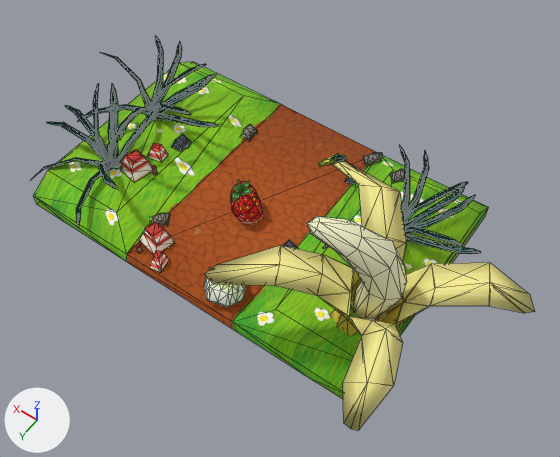
The FBX model Assets/Meshes/Mesh_opérationnel/D_block_03.FBX, before and after one commit.
Rendered twice from a 50 mm camera at (-7.3, 9.38, 14.12) aimed at (-1.43, 1.17, 1.21). Arrows for +X, +Y and +Z are at lower left; the lights stay in place. Mesh edges are drawn as thin lines. Where no turn or scale is listed for an object, it has been applied to the vertices. Vertices at the same position are counted once.

The first picture shows 'biomes_03'.
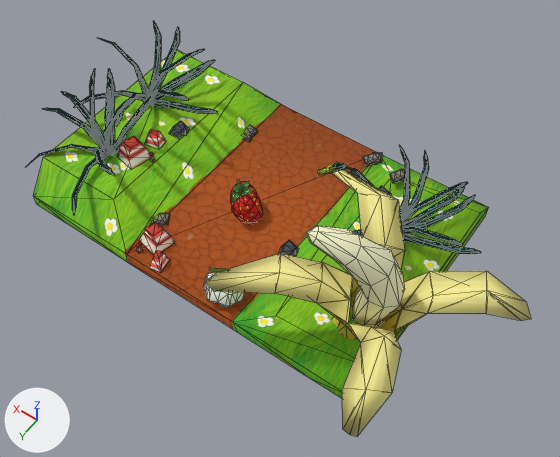
Patch to the scene script:
```diff
--- a/Assets/Meshes/Mesh_opérationnel/D_block_03.FBX.py
+++ b/Assets/Meshes/Mesh_opérationnel/D_block_03.FBX.py
@@ me_mesh @@
-me_mesh.from_pydata(...)  # 1663 vertices, 2600 faces; spans x -6.7..5.46, y -3.0..4.21, z -0.34..4.23
+me_mesh.from_pydata(...)  # 1663 vertices, 2600 faces; spans x -6.7..5.46, y -3.0..4.21, z -0.34..3.98
+# me_mesh part 1: the loose piece of 41 vertices spanning x -4.63..-3.05, y 1.29..2.76, z 1.07..4.23 is moved by (0.0, 0.0, -0.25)
+# me_mesh part 2: the loose piece of 82 vertices spanning x -6.7..-1.2, y -0.12..4.21, z 0.04..2.99 is moved by (0.0, 0.0, -0.25)
+# me_mesh part 3: the loose piece of 12 vertices spanning x 2.26..2.68, y -0.39..0.11, z 0.33..0.49 is moved by (0.0, 0.0, 0.45)
+# me_mesh part 4: the loose piece of 12 vertices spanning x 2.44..3.12, y 0.78..1.49, z 0.32..0.82 is moved by (0.0, 0.0, 0.45)
+# me_mesh part 5: the loose piece of 12 vertices spanning x 2.3..2.43, y 0.93..1.03, z 0.32..0.56 is moved by (0.0, 0.0, 0.45)
+# me_mesh part 6: the loose piece of 8 vertices spanning x 2.47..2.92, y 0.32..0.69, z 0.32..0.68 is moved by (0.0, 0.0, 0.45)
+# me_mesh part 7: the loose piece of 28 vertices spanning x 2.02..3.4, y 1.31..2.43, z 0.15..1.35 is moved by (0.0, 0.0, 0.45)
+# me_mesh part 8: the loose piece of 28 vertices spanning x 3.23..4.76, y 1.29..2.79, z 0.11..0.57 is moved by (0.0, 0.0, 0.45)
+# me_mesh part 9: the loose piece of 28 vertices spanning x 3.12..4.19, y 0.6..1.47, z 0.21..1.92 is moved by (0.0, 0.0, 0.45)
+# me_mesh part 10: the loose piece of 28 vertices spanning x 3.11..4.43, y 0.0..1.33, z 0.05..1.21 is moved by (0.0, 0.0, 0.45)
+# me_mesh part 11: the loose piece of 28 vertices spanning x 3.29..5.16, y 0.94..1.43, z 0.09..1.11 is moved by (0.0, 0.0, 0.45)
+# me_mesh part 12: the loose piece of 28 vertices spanning x 2.74..3.5, y 1.23..3.18, z 0.12..0.63 is moved by (0.0, 0.0, 0.45)
+# me_mesh part 13: the loose piece of 4 vertices spanning x 2.74..2.99, y 2.85..3.18, z 0.24..0.48 is moved by (0.0, 0.0, 0.45)
+# me_mesh part 14: the loose piece of 28 vertices spanning x 2.68..3.41, y 0.98..1.51, z 0.11..2.09 is moved by (0.0, 0.0, 0.45)
+# me_mesh part 15: the loose piece of 28 vertices spanning x 3.23..3.95, y 0.37..1.35, z 0.09..1.89 is moved by (0.0, 0.0, 0.45)
+# me_mesh part 16: the loose piece of 28 vertices spanning x 3.1..3.93, y -0.51..1.2, z 0.23..1.28 is moved by (0.0, 0.0, 0.45)
+# me_mesh part 17: the loose piece of 28 vertices spanning x 3.79..5.46, y -0.85..-0.34, z 0.18..1.4 is moved by (0.0, 0.0, 0.45)
+# me_mesh part 18: the loose piece of 28 vertices spanning x 2.76..3.77, y -1.63..-0.38, z 0.19..1.67 is moved by (0.0, 0.0, 0.45)
+# me_mesh part 19: the loose piece of 28 vertices spanning x 3.57..4.07, y -2.13..-0.51, z 0.16..1.44 is moved by (0.0, 0.0, 0.45)
+# me_mesh part 20: the loose piece of 28 vertices spanning x 3.69..4.63, y -0.67..1.14, z 0.14..1.05 is moved by (0.0, 0.0, 0.45)
+# me_mesh part 21: the loose piece of 4 vertices spanning x 4.37..4.6, y 0.74..1.14, z 0.89..1.05 is moved by (0.0, 0.0, 0.45)
+# me_mesh part 22: 248 of the vertices in x 1.88..5.22, y -2.4..2.4, z 0.04..2.09 are moved by (0.0, 0.0, 0.45)
+# me_mesh part 23: 2 of 1663 vertices moved; they spanned x -2.2, y -2.4..2.4, z 0.34 and now span x -2.2, y -2.4..2.4, z 0.09; mean shift (0.0, 0.0, -0.25); largest move (-2.2, -2.4, 0.34) -> (-2.2, -2.4, 0.09)
+# me_mesh part 24: texture (UV) coordinates of 11 of 2600 faces, centred in x -0.5..3.76, y -2.6..3.0, z -0.12..0.34, changed; they spanned u 0.72..0.79, v 0.1..1.0 and now span u 0.71..0.86, v 0.12..0.95
 me_mesh.materials.append(mat_material__25)
```

What differs and where, as boxes [x1, y1, x2, y2] in the pictures (560 x 457 px; the box of a moved part takes in the faces that stretch with it):
'biomes_03', reshaped, surface changed: before [31, 36, 535, 430]; after [26, 21, 531, 436]
part 1 of me_mesh, moved or reshaped: before [307, 216, 406, 318]; after [306, 226, 405, 325]
part 2 of me_mesh, moved or reshaped: before [205, 153, 535, 430]; after [205, 162, 531, 436]
part 3 of me_mesh, moved or reshaped: before [171, 134, 191, 151]; after [169, 121, 189, 138]
part 4 of me_mesh, moved or reshaped: before [120, 149, 152, 182]; after [117, 136, 150, 169]
part 5 of me_mesh, moved or reshaped: before [151, 165, 157, 175]; after [149, 152, 155, 162]
part 6 of me_mesh, moved or reshaped: before [148, 143, 168, 162]; after [145, 129, 166, 148]
part 7 of me_mesh, moved or reshaped: before [99, 160, 118, 189]; after [95, 146, 114, 175]
part 8 of me_mesh, moved or reshaped: before [31, 157, 105, 180]; after [39, 144, 102, 156]
part 9 of me_mesh, moved or reshaped: before [93, 84, 121, 167]; after [89, 69, 118, 154]
part 10 of me_mesh, moved or reshaped: before [108, 102, 118, 164]; after [105, 83, 114, 151]
part 11 of me_mesh, moved or reshaped: before [65, 106, 110, 160]; after [61, 92, 106, 146]
part 12 of me_mesh, moved or reshaped: before [76, 165, 115, 228]; after [72, 152, 111, 214]
part 13 of me_mesh, moved or reshaped: before [78, 207, 81, 223]; after [74, 195, 77, 215]
part 14 of me_mesh, moved or reshaped: before [107, 113, 134, 167]; after [104, 98, 131, 154]
part 15 of me_mesh, moved or reshaped: before [111, 84, 118, 162]; after [107, 69, 115, 148]
part 16 of me_mesh, moved or reshaped: before [119, 107, 153, 140]; after [116, 93, 150, 126]
part 17 of me_mesh, moved or reshaped: before [104, 53, 151, 107]; after [98, 38, 148, 102]
part 18 of me_mesh, moved or reshaped: before [152, 64, 206, 109]; after [149, 49, 205, 105]
part 19 of me_mesh, moved or reshaped: before [153, 41, 181, 107]; after [151, 27, 180, 94]
part 20 of me_mesh, moved or reshaped: before [78, 104, 150, 121]; after [74, 90, 148, 107]
part 21 of me_mesh, moved or reshaped: before [79, 111, 94, 121]; after [81, 97, 90, 104]
part 22 of me_mesh, moved or reshaped: before [33, 36, 281, 254]; after [33, 21, 281, 254]
part 23 of me_mesh, moved or reshaped: [232, 155, 488, 361] in both
part 24 of me_mesh, surface changed: [37, 104, 378, 321] in both
